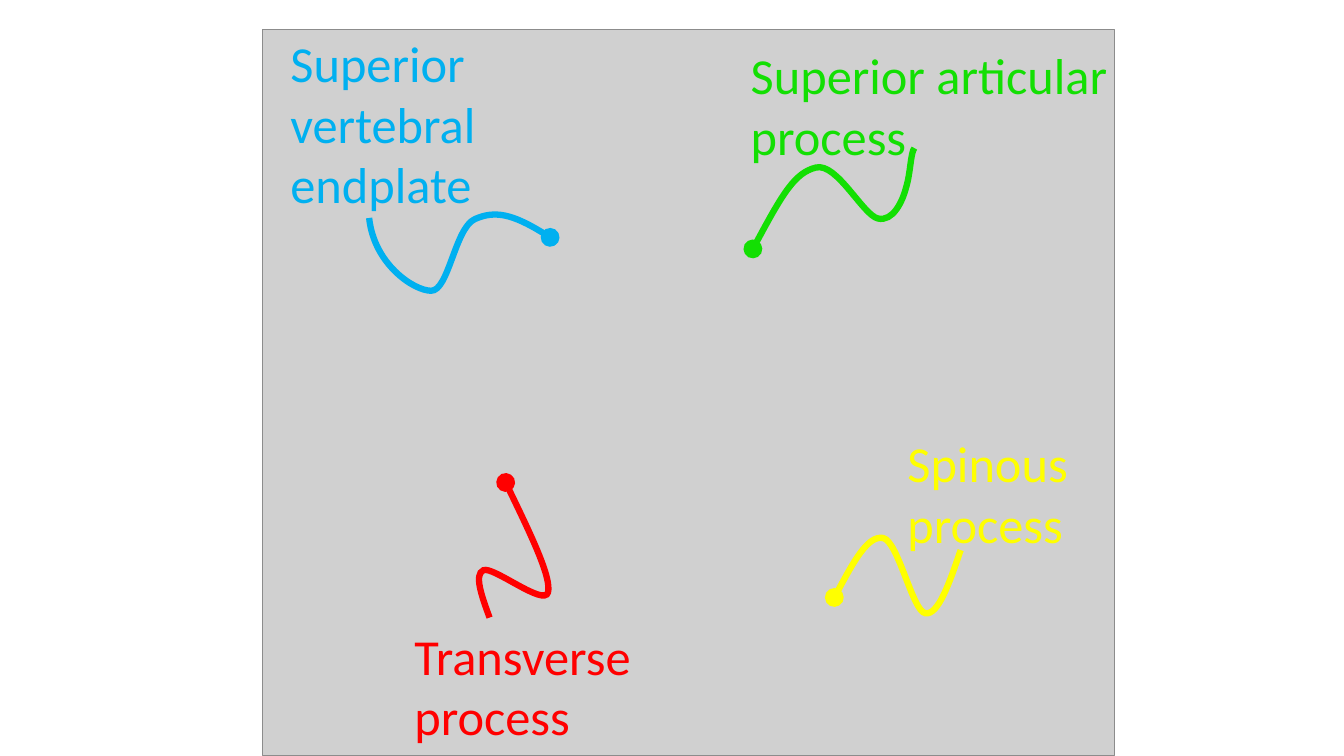
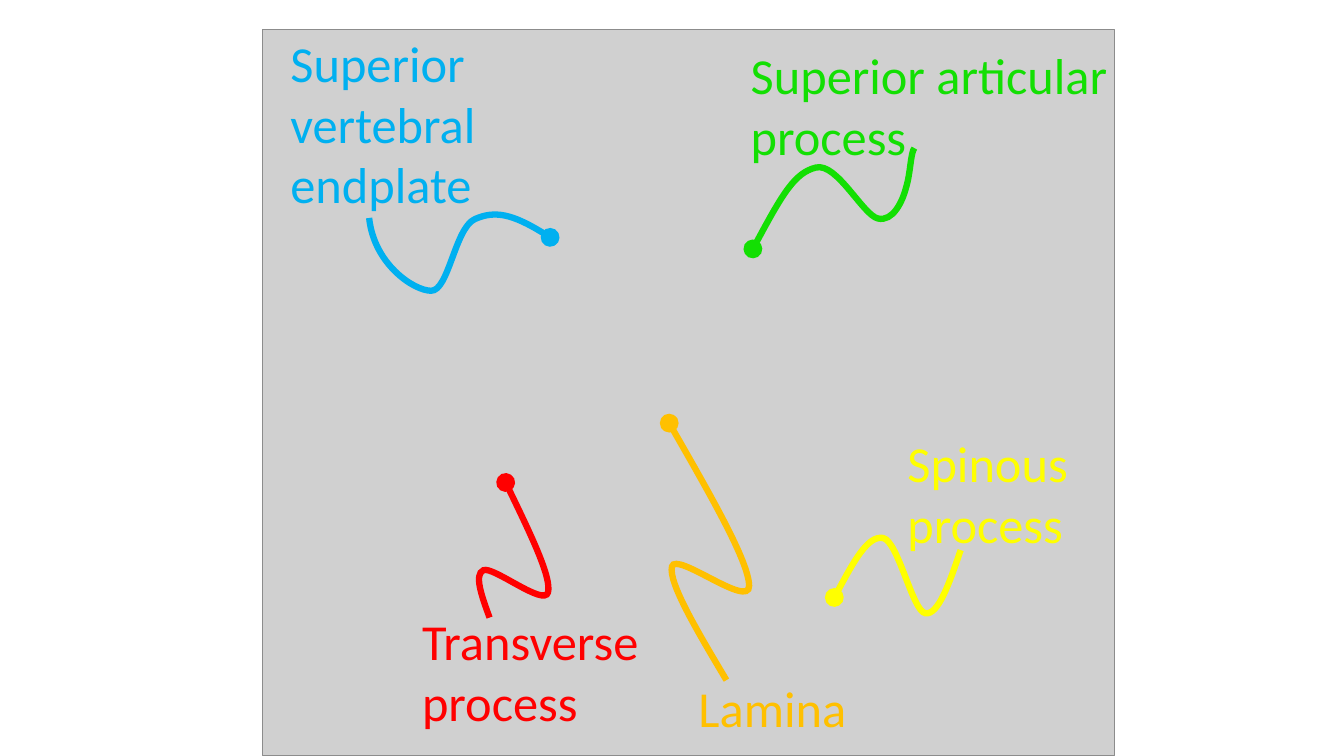
Before and after one commit to BenChurch/Fall2016, a slide deck: slide 3 of CISC897/FinalSurvey/Paper/Images/ImageGeneration.pptx. Drawn at 1344x756 pixels with LibreOffice and Linux fonts; fonts in the diff are those of the drawing; grey boxes stand for pictures. Boxes give left, top, right and bottom in pixels: in the first picture for what was removed or moved away, otherwise in the second. Text is boxed around its words. In the diff, an @@ line names an element or a change of style, - is before the commit and + after.

```diff
--- a/CISC897/FinalSurvey/Paper/Images/ImageGeneration.pptx
+++ b/CISC897/FinalSurvey/Paper/Images/ImageGeneration.pptx
@@ freeform shape added at (x1=669, y1=423, x2=749, y2=681), outline #FFC000 4.5 pt @@
@@ text "Transverse process" moved from (x1=414, y1=642, x2=630, y2=743) to (x1=422, y1=627, x2=638, y2=729) @@
@@ text added at (x1=698, y1=692, x2=846, y2=728), 36 pt, text #FFC000 @@
+Lamina
```
Also in this commit, not shown: 12 other files.
